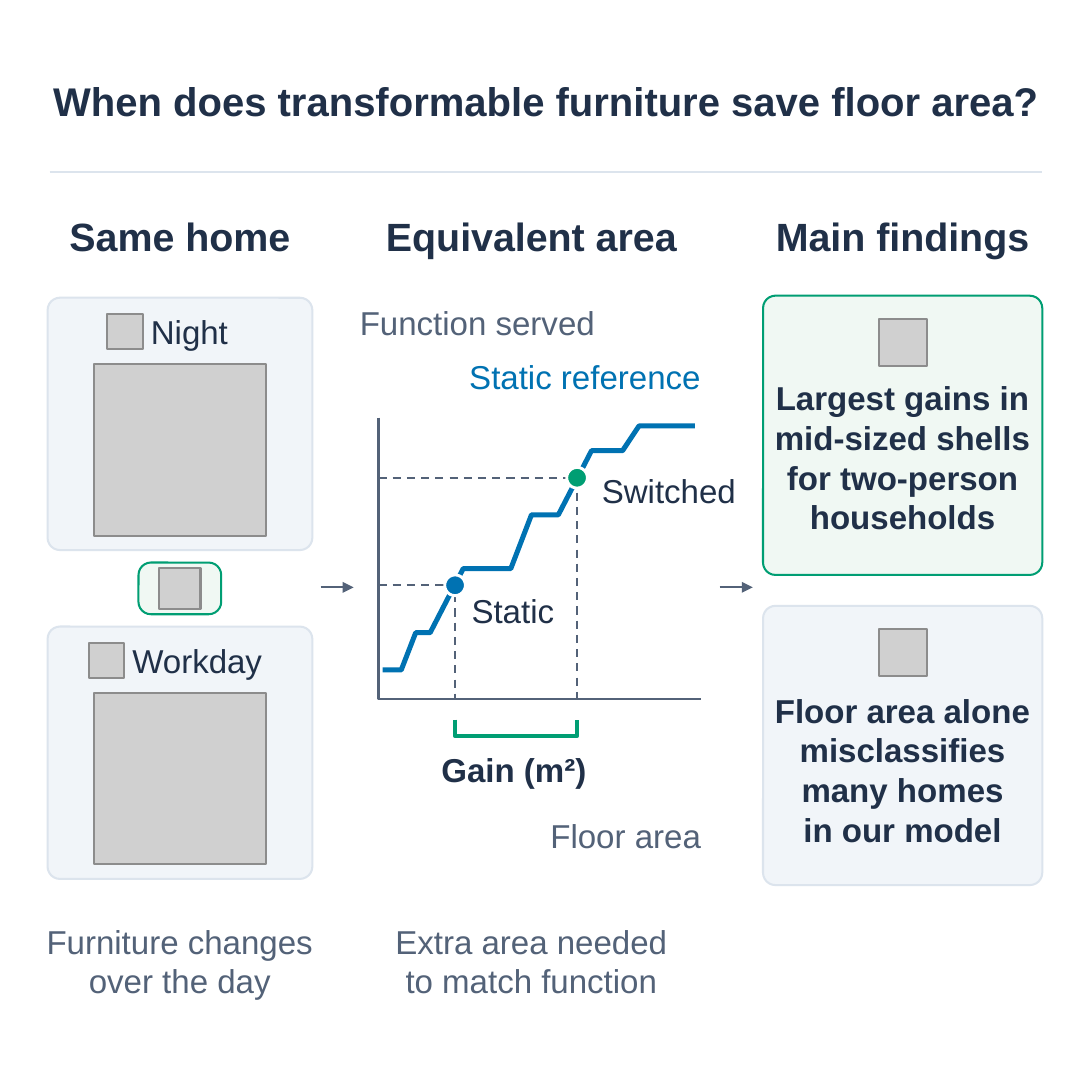
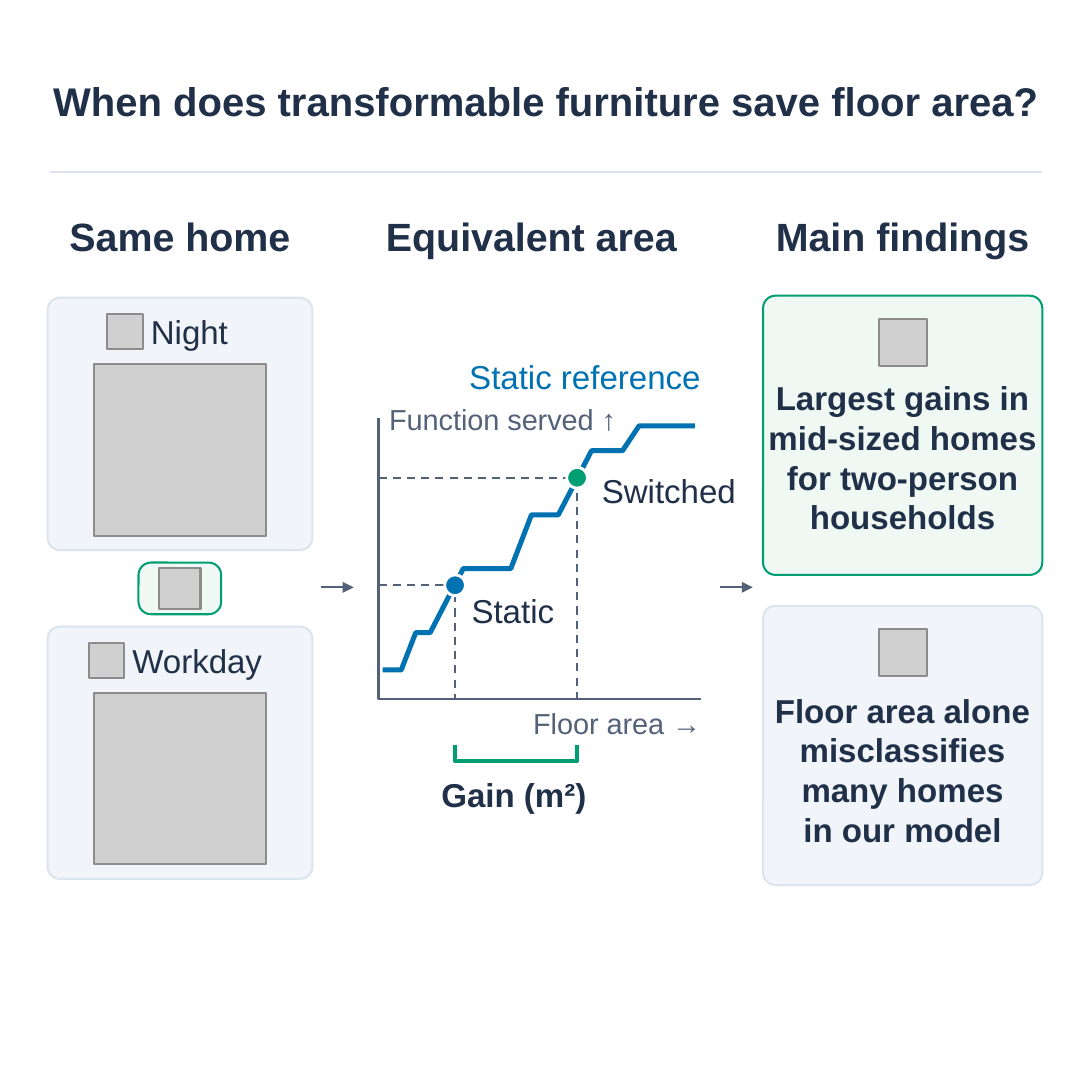
Before and after one commit to Casey-sketch-cyber/research, a slide deck: slide 1 of paper/figures/fig1/GraphicalAbstract.pptx. Drawn at 1092x1092 pixels with LibreOffice and Linux fonts; fonts in the diff are those of the drawing; grey boxes stand for pictures. Boxes give left, top, right and bottom in pixels: in the first picture for what was removed or moved away, otherwise in the second. Text is boxed around its words. In the diff, an @@ line names an element or a change of style, - is before the commit and + after.

```diff
--- a/paper/figures/fig1/GraphicalAbstract.pptx
+++ b/paper/figures/fig1/GraphicalAbstract.pptx
@@ text at <box>389,409,593,431</box>: text changed; size 12 to 10.5 pt @@
-Function served
+Function served ↑
@@ text at <box>768,426,1037,451</box>: text changed @@
-mid-sized shells
+mid-sized homes
@@ text at <box>533,713,665,735</box>: text changed; size 12 to 10.5 pt @@
-Floor area
+Floor area →
@@ freeform shape: place and size @@
-freeform shape at <box>455,719,576,735</box>
+freeform shape at <box>455,745,576,760</box>
@@ text "Gain (m²)": place and size @@
-text "Gain (m²)" at <box>441,758,586,789</box>
+text "Gain (m²)" at <box>441,783,586,814</box>
@@ text removed at <box>47,930,313,1000</box> @@
-Furniture changes
-over the day
@@ text removed at <box>395,930,667,994</box> @@
-Extra area needed
-to match function
```
Also in this commit, not shown: 5 other files.
